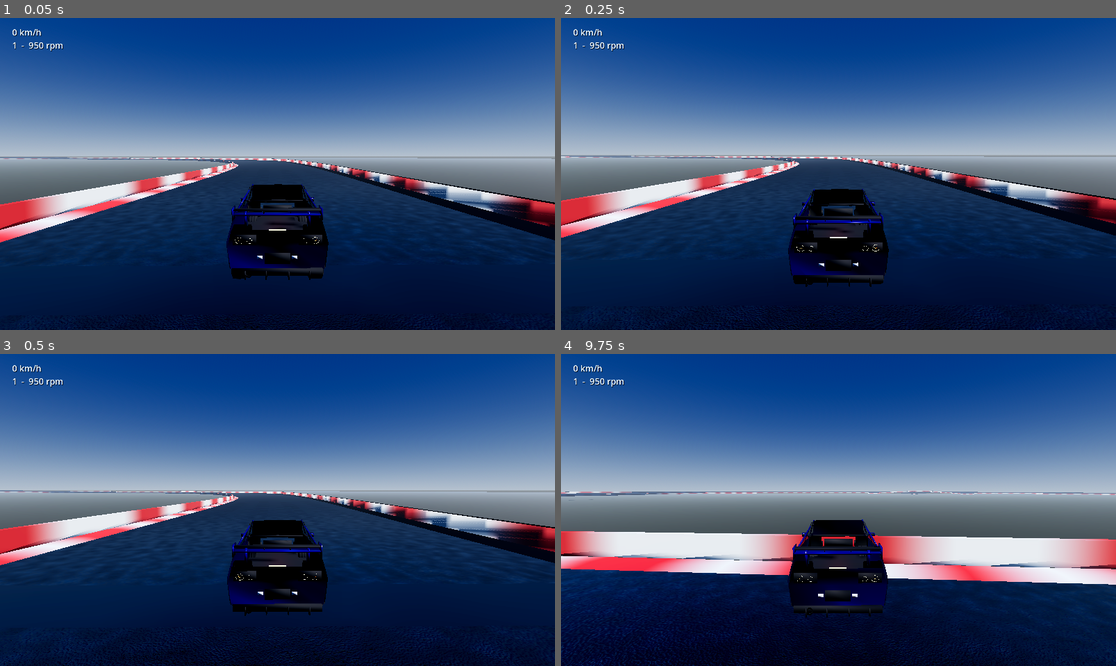
Above: before the commit, frames 1-4 (two rows, left to right).
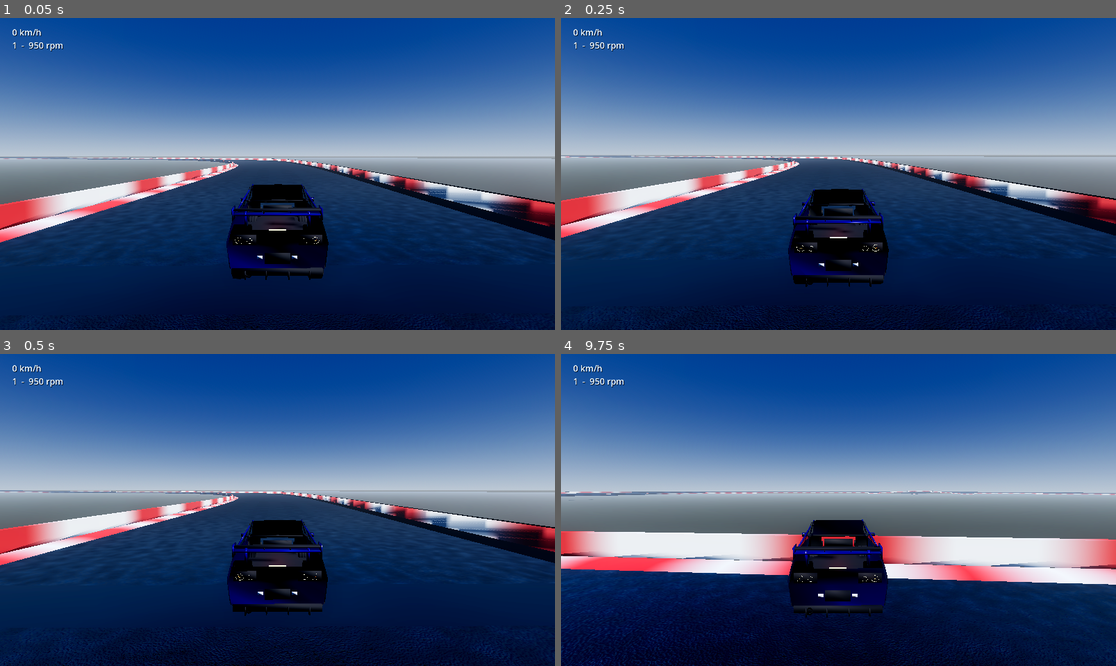
Above: after the commit, the same moments.

Repository: ShiTmoZ/RACING
Game: Godot game, scene res://TrackArena.tscn
Same seed, same stepped clock (60 frames per second), same inputs: the game is played once before the commit and once after it.
Inputs:
- Up to frame 1 (0.05 s): no input
- Up to frame 2 (0.25 s): no input
- Up to frame 3 (0.5 s): no input
- Up to frame 4 (9.75 s): hold W (accelerate) 0.53-2.03 s; hold A (steer_left) 2.03-3.53 s; hold S (brake) 3.53-4.28 s; hold D (steer_right) 4.28-5.03 s; hold W (accelerate) 5.03-5.78 s; hold D (steer_right) 5.78-8.03 s; hold S (brake) 8.03-8.78 s; tap Enter at 8.75 s; hold A (steer_left) 8.78-9.53 s; hold W (accelerate) from 9.53 s (still down)

The runs differ from the first frame. In frame 4, less than 0.1% of the frame differs, in the area x 22-89%, y 65-69%.

Commit message:
tune(vfx): calibrate Vulkan bloom and glow threshold for R34 halo rings

Diff:
--- a/TrackArena.tscn
+++ b/TrackArena.tscn
@@ -44,11 +44,11 @@
 ssr_fade_out = 2.0
 ssr_depth_tolerance = 0.25
 glow_enabled = true
-glow_intensity = 0.45
+glow_intensity = 0.65
 glow_strength = 1.0
-glow_bloom = 0.05
+glow_bloom = 0.15
 glow_blend_mode = 1
-glow_hdr_threshold = 1.15
+glow_hdr_threshold = 1.0
 fog_enabled = true
 fog_light_color = Color(0.6, 0.68, 0.8, 1)
 fog_light_energy = 0.7
